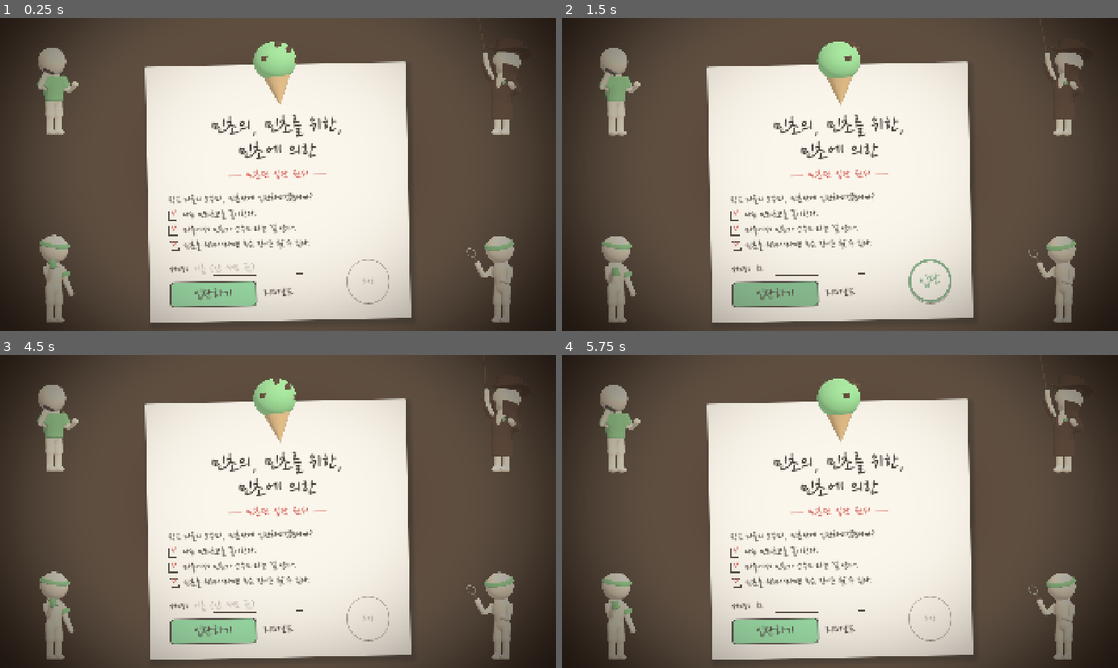
Above: before the commit, frames 1-4 (two rows, left to right).
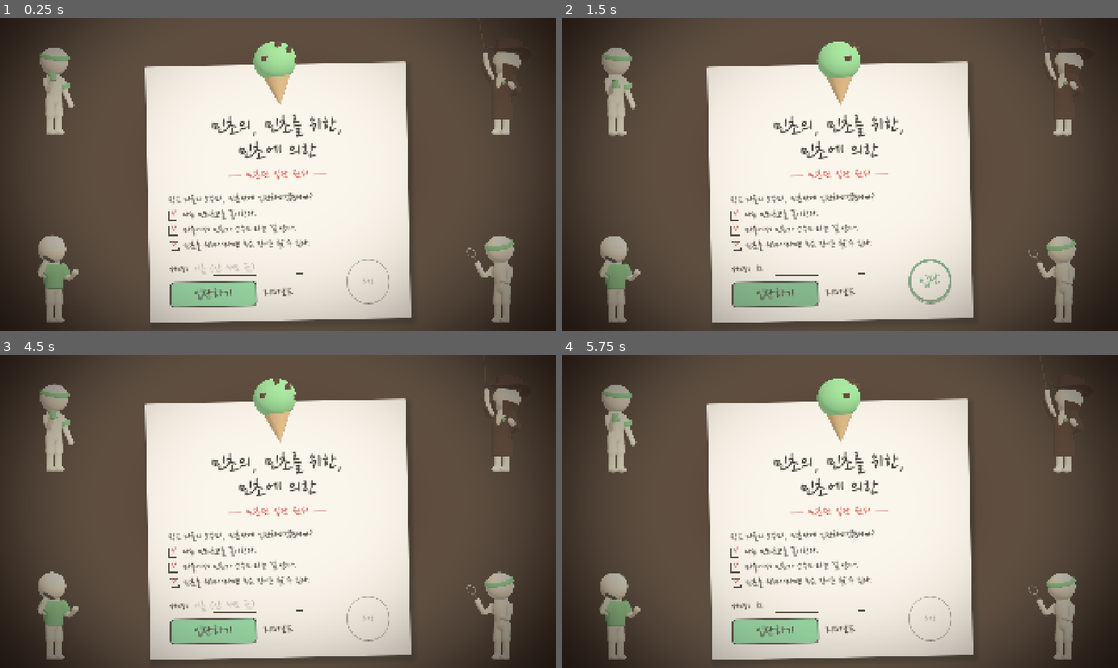
Above: after the commit, the same moments.

Repository: hahaha13791/mincho-game
Game: Godot game, scene res://main/title.tscn
The game is run twice, just before and just after one commit, with the same random seed, the same clock (stepped at 60 frames per second) and the same inputs.
Inputs (mouse positions are in pixels of both pictures, inside the frame that each line leads up to):
- Up to frame 1 (0.25 s): no input
- Up to frame 2 (1.5 s): click (812, 268) at 0.52 s; type "12" at 0.6 s; click "입단하기" at 1.25 s
- Up to frame 3 (4.5 s): click "리더보드" at 2 s; click "리더보드" at 2.75 s; click "돌아가기" at 3.5 s; click "타이틀로" at 4.25 s
- Up to frame 4 (5.75 s): click (812, 605) at 5.02 s; type "12" at 5.1 s

The runs differ from the first frame. In frame 1, 1.2% of the frame differs, in the area x 6-15%, y 9-89%; in frame 2, 1.1%; in frame 3, 1.2%; in frame 4, 1.1%.

Commit message:
feat(main): 타이틀 왼쪽 위·아래 주인공 자리 맞바꿈
Co-Authored-By: Claude Opus 5.5 <noreply@anthropic.com>

Diff:
--- a/main/title.gd
+++ b/main/title.gd
@@ -18,9 +18,9 @@
 ]
 # 네 귀퉁이 주인공: 발 위치(3D 단위), 복장 단계(끝낸 작전 수), 행동, 소품. 왼쪽은 오른쪽을, 오른쪽은 왼쪽을 비스듬히 본다
 const CREW: Array[Dictionary] = [
-	{"pos": Vector2(-4.3, 0.75), "stage": 0, "anim": "phone", "prop": &"phone"},
+	{"pos": Vector2(-4.3, -2.85), "stage": 0, "anim": "phone", "prop": &"phone"},
 	{"pos": Vector2(4.3, -2.85), "stage": 2, "anim": "magnifier", "prop": &"magnifier"},
-	{"pos": Vector2(-4.3, -2.85), "stage": 4, "anim": "coffee", "prop": &"mug"},
+	{"pos": Vector2(-4.3, 0.75), "stage": 4, "anim": "coffee", "prop": &"mug"},
 	{"pos": Vector2(4.3, 0.75), "stage": GameState.MINIGAME_COUNT, "anim": "point", "prop": &"pointer"},
 ]
 const CREW_TURN: float = 0.6
